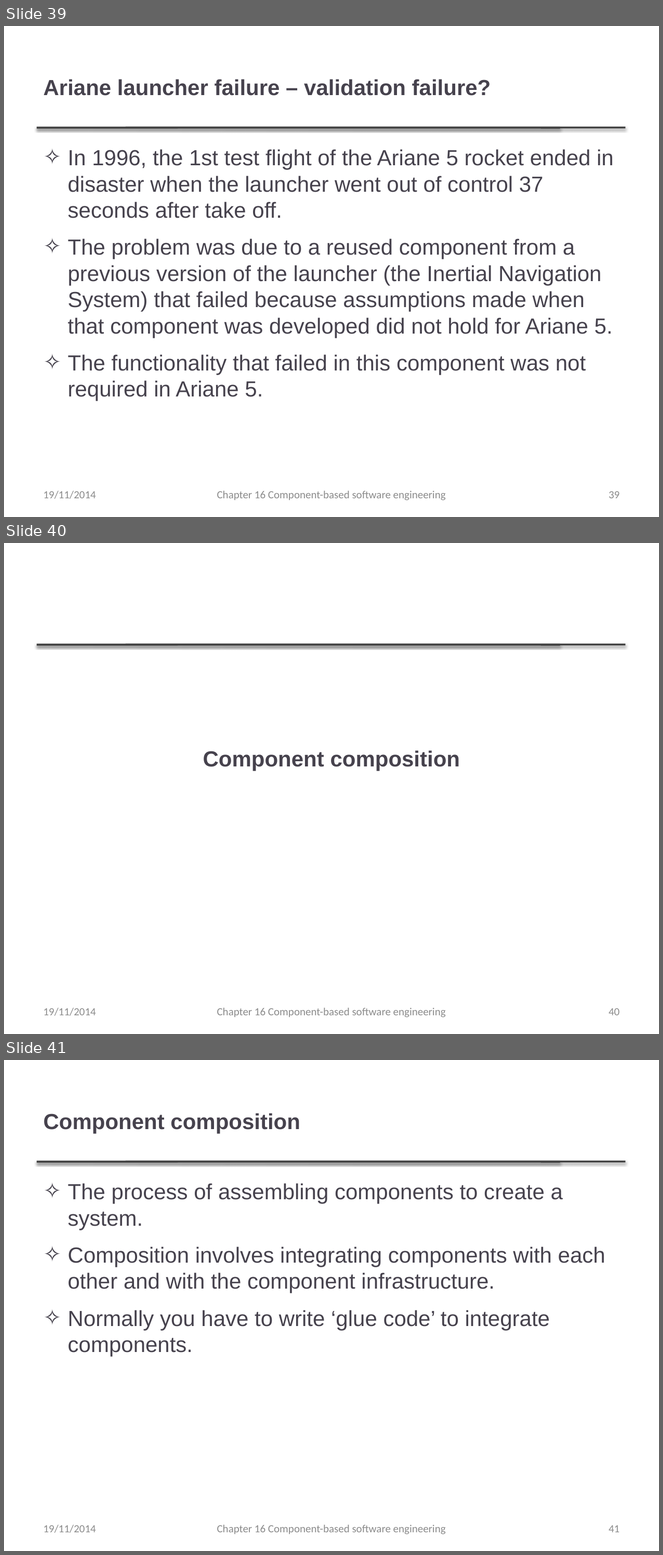
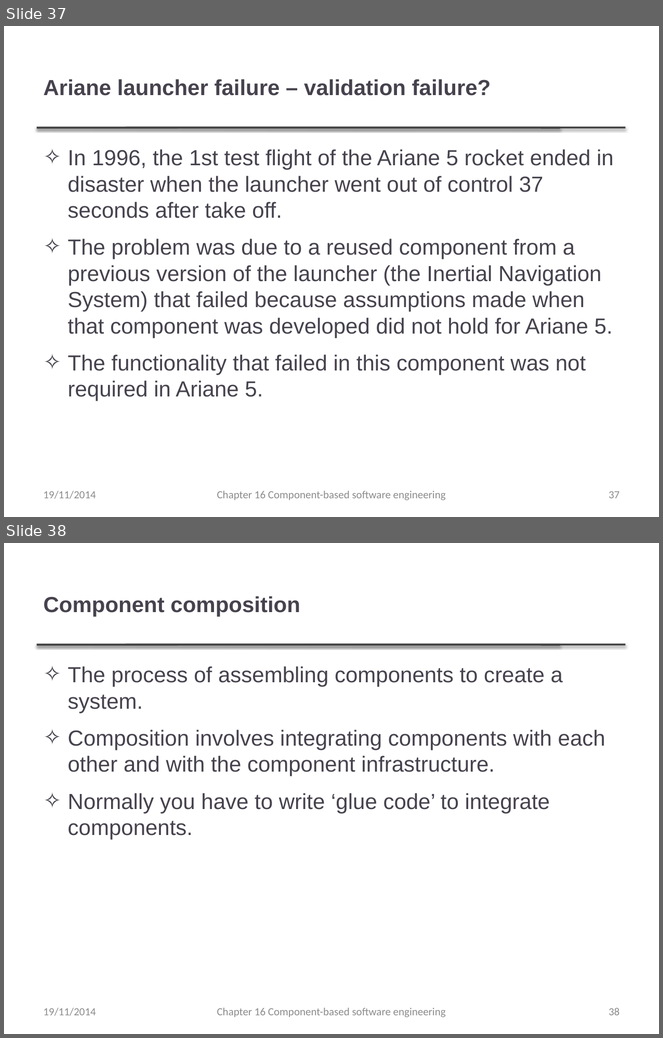
Before and after one commit to cpluspluscrowe/pptxToCheatSheet, a slide deck: ch16.pptx. Shown one above the other, each under a label of ours: slides 39, 40 and 41 before the commit, slides 37 and 38 after it. The pictures are 663x1555 and 663x1038 pixels, drawn with LibreOffice and Linux fonts; fonts in the diff are those of the drawing; background and template pictures are left out. Boxes give left, top, right and bottom in pixels: in the first picture for what was removed or moved away, otherwise in the second. Text is boxed around its words. In the diff, an @@ line names an element or a change of style, - is before the commit and + after.

```diff
--- a/ch16.pptx
+++ b/ch16.pptx
@@ slide 40 removed at (4,543,659,1034), background #FFFFFF; not listed: 2 template elements that a slide beside it also shows @@
@@ title removed at (203,750,460,771) @@
-Component composition
@@ text removed at (44,1008,96,1016) @@
-19/11/2014
@@ text removed at (217,1008,446,1018) @@
-Chapter 16 Component-based software engineering
@@ page number removed at (609,1008,620,1016) @@
-40
@@ what was slide 39 is now slide 37 @@
@@ page number at (609,491,620,499): text changed @@
-39
+37
@@ what was slide 41 is now slide 38 @@
@@ page number at (609,1008,620,1016): text changed @@
-41
+38
```
Also in this commit, not shown: 1 slide changed, 2 other slides removed, 2 other files.
